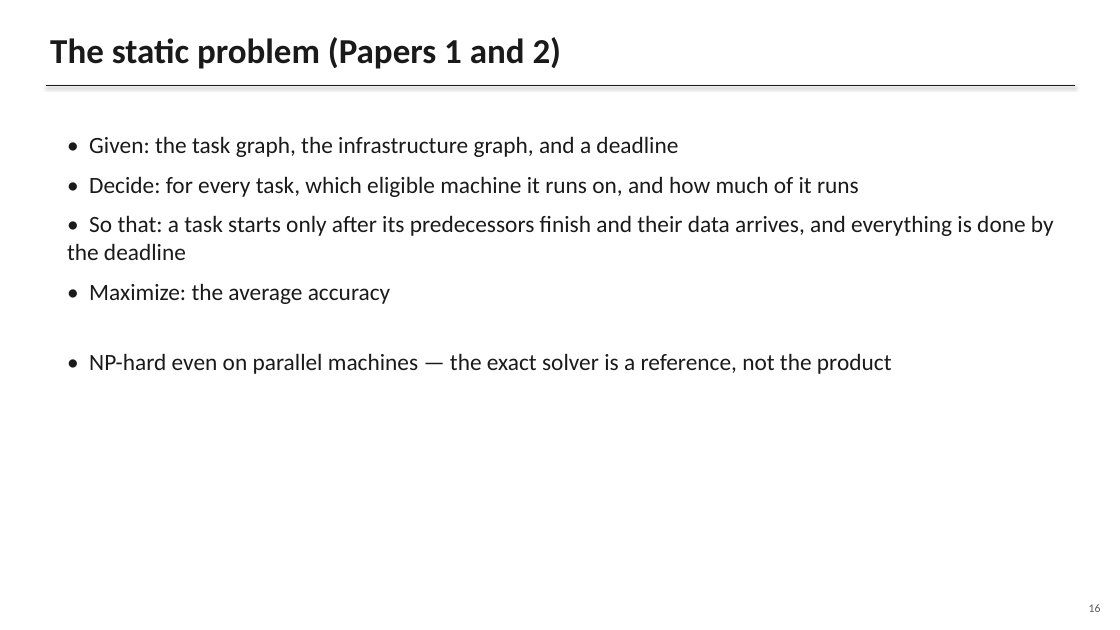
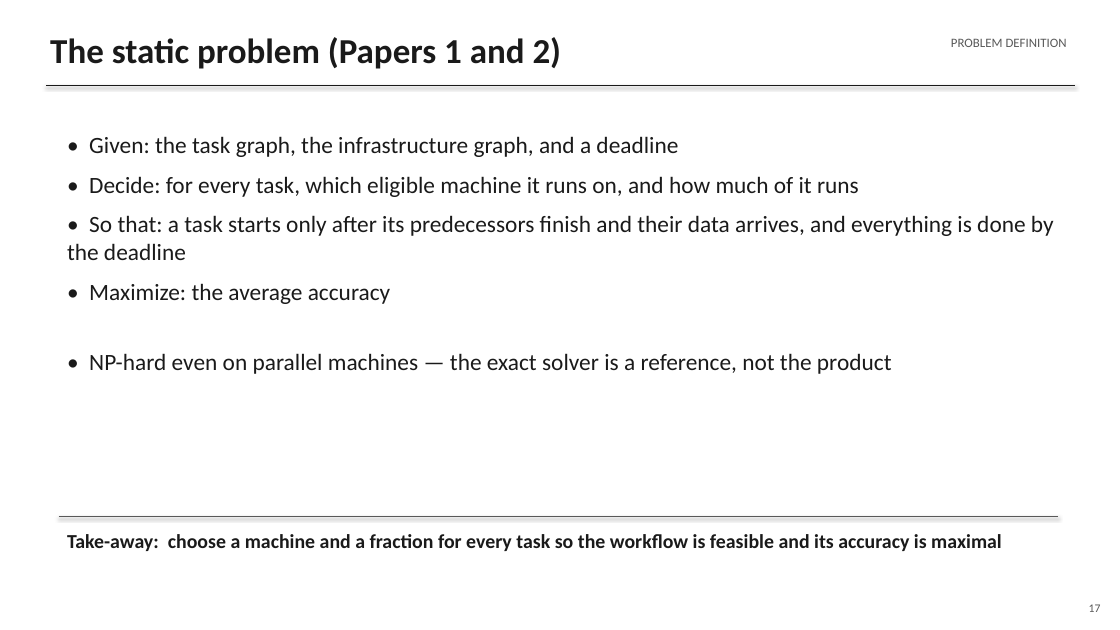
Before and after one commit to gayanigupta/data-aware-scheduling, a slide deck: slide 17 of slides/data-aware-scheduling.pptx (slide 16 before the commit). Drawn at 1120x630 pixels with LibreOffice and Linux fonts; fonts in the diff are those of the drawing. Boxes give left, top, right and bottom in pixels: in the first picture for what was removed or moved away, otherwise in the second. Text is boxed around its words. In the diff, an @@ line names an element or a change of style, - is before the commit and + after.

Commit message:
Restructure proposal deck to proposal-defense organization
- Numbered sections (1-7) with a running section tag on every
  slide so the structure is always visible
- New "Inputs and decisions" slide: a table stating which
  symbols are fixed inputs and which two are decided,
  mirroring the paper abstract
- Failure->repair flow diagram on the Paper 3 scenario slide
- Take-away lines on every experimental and key content slide
- Rewrote method-steps, hypotheses, risks, and conclusion
  slides into complete plain sentences

```diff
--- a/slides/data-aware-scheduling.pptx
+++ b/slides/data-aware-scheduling.pptx
@@ text added at (951,38,1067,47), 11 pt, text #595959 @@
+PROBLEM DEFINITION
@@ line added from (59, 517) to (1059, 517), #595959 0.75 pt @@
@@ text added at (67,534,1002,551), 17 pt, text #1A1A1A, bold @@
+Take-away: choose a machine and a fraction for every task so the workflow is feasible and its accuracy is maximal
@@ text at (1089,604,1101,612): text changed @@
-16
+17
```
Also in this commit, not shown: 45 other slides changed, 1 slide added, 1 other file.
